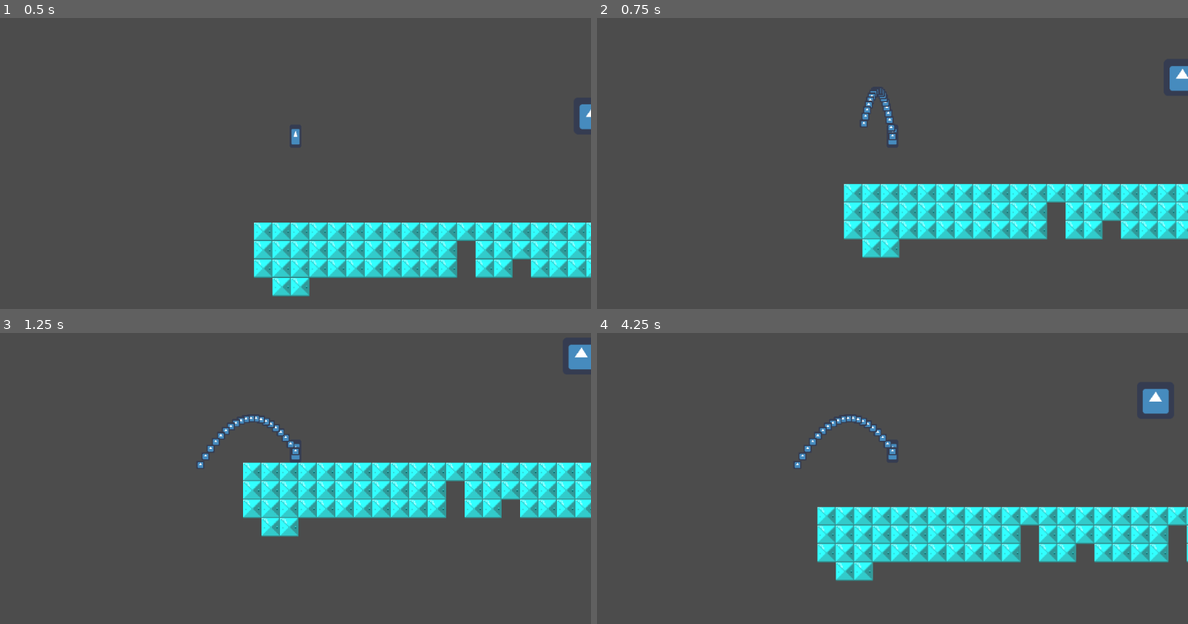
Above: before the commit, frames 1-4 (two rows, left to right).
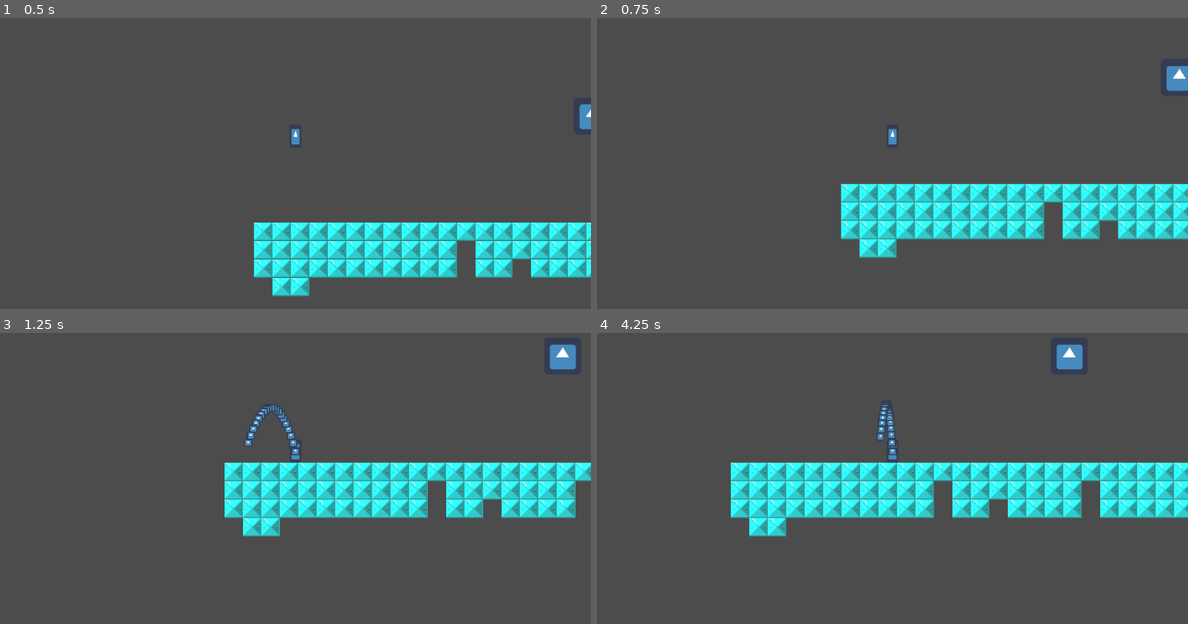
Above: after the commit, the same moments.

Repository: fluiss06/GAMEJAM_Rainy
Game: Godot game, scene res://prueba/mundo.tscn
Two runs of this game, one before a commit and one after it. Both use one fixed random seed, a clock stepped at 60 frames per second and the inputs below. The engine's default icon, where the game draws it, is replaced by a stand-in: a white triangle on a blue panel in a dark square.
Inputs:
- Up to frame 1 (0.5 s): no input
- Up to frame 2 (0.75 s): hold Right (ui_right) from 0.53 s (still down); hold X (salto_b) from 0.53 s (still down)
- Up to frame 3 (1.25 s): keep holding Right (ui_right); keep holding X (salto_b); tap Z (salto_a) at 0.77 s
- Up to frame 4 (4.25 s): release X (salto_b) at 1.28 s; tap X (salto_b) at 1.35, 2.85 s; tap Z (salto_a) at 1.52, 3.02, 3.77 s; release Right (ui_right) at 2.03 s; hold Left (ui_left) 2.03-2.78 s; hold X (salto_b) 2.03-2.78 s; hold Right (ui_right) from 2.78 s (still down); hold X (salto_b) from 3.53 s (still down)

Frame 1 is identical in both runs. In frame 2, 5.8% of the frame differs, in the area x 41-100%, y 16-83%; in frame 3, 4.1%; in frame 4, 24%, in the area x 22-100%, y 3-86%.

Commit message:
salto_b is_on_floor

Diff:
--- a/player/Player.gd
+++ b/player/Player.gd
@@ -42,12 +42,12 @@
 	direccion = move_and_slide_with_snap(direccion ,Vector2.DOWN,Vector2.UP)
 
 
-	if Input.is_action_pressed("salto_b"):
+	if Input.is_action_pressed("salto_b") and is_on_floor():
 		direccion.x = lerp(direccion.x, 0, 0.06)
 		stop = true
 		mostrar_puntos()
 
-	if Input.is_action_just_released("salto_b"):
+	if Input.is_action_just_released("salto_b") and is_on_floor():
 		direccion.x = 0
 		t = 0
 		ocultar_puntos()
